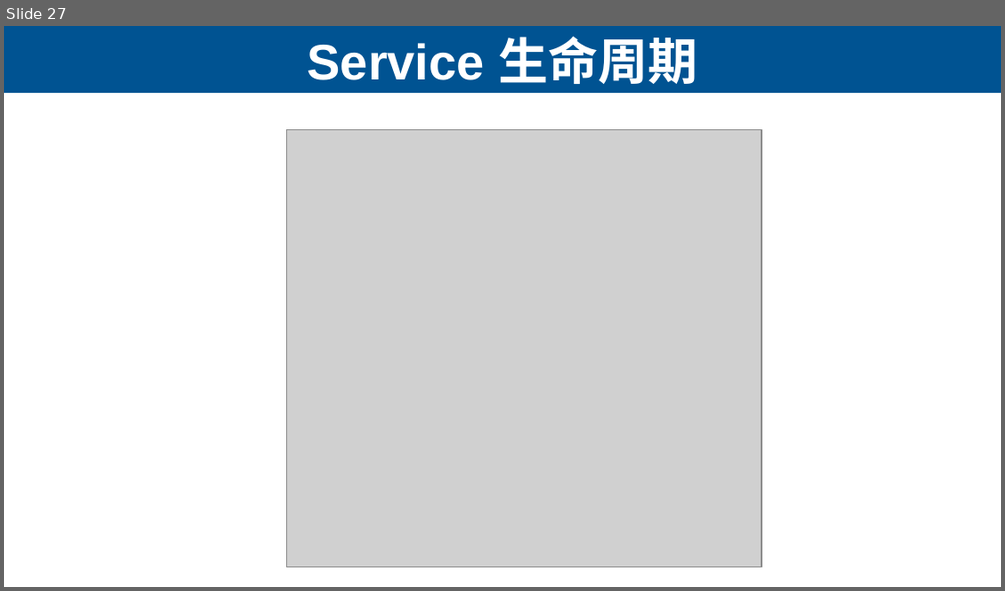
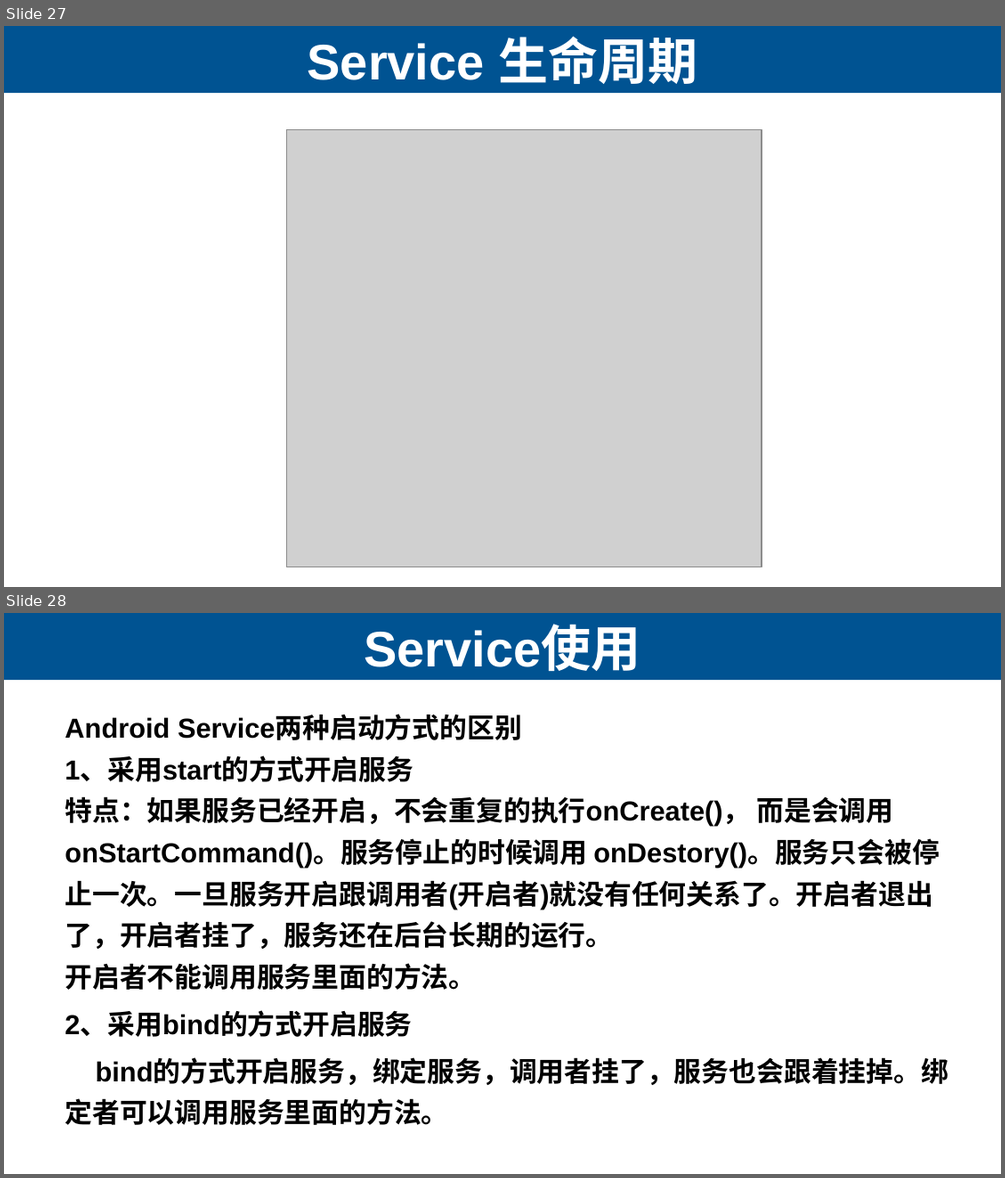
Before and after one commit to lihuanzhen2016/app-test-2019, a slide deck: ppt/07 Android App的开发-四大组件.pptx. Shown one above the other, each under a label of ours: slide 27 before the commit, slides 27 and 28 after it. The pictures are 1005x591 and 1005x1178 pixels, drawn with LibreOffice and Linux fonts; fonts in the diff are those of the drawing; grey boxes stand for pictures. Boxes give left, top, right and bottom in pixels: in the first picture for what was removed or moved away, otherwise in the second. Text is boxed around its words. In the diff, an @@ line names an element or a change of style, - is before the commit and + after.

```diff
--- a/ppt/07 Android App的开发-四大组件.pptx
+++ b/ppt/07 Android App的开发-四大组件.pptx
@@ slide 28 added at box(4, 613, 1001, 1174), background #CCE8CF; not listed: 1 template element that a slide beside it also shows @@
@@ title added at box(364, 626, 640, 671), 36 pt, text #CCE8CF, bold @@
+Service使用
@@ text added at box(65, 716, 948, 1125), 19.8 pt, text #000000, bold @@
+Android Service两种启动方式的区别
+1、采用start的方式开启服务
+特点：如果服务已经开启，不会重复的执行onCreate()， 而是会调用onStartCommand()。服务停止的时候调用 onDestory()。服务只会被停止一次。一旦服务开启跟调用者(开启者)就没有任何关系了。开启者退出了，开启者挂了，服务还在后台长期的运行。
+开启者不能调用服务里面的方法。
+2、采用bind的方式开启服务
+bind的方式开启服务，绑定服务，调用者挂了，服务也会跟着挂掉。绑定者可以调用服务里面的方法。
```
Also in this commit, not shown: 42 other slides changed, 4 slides removed, 2 other files.
